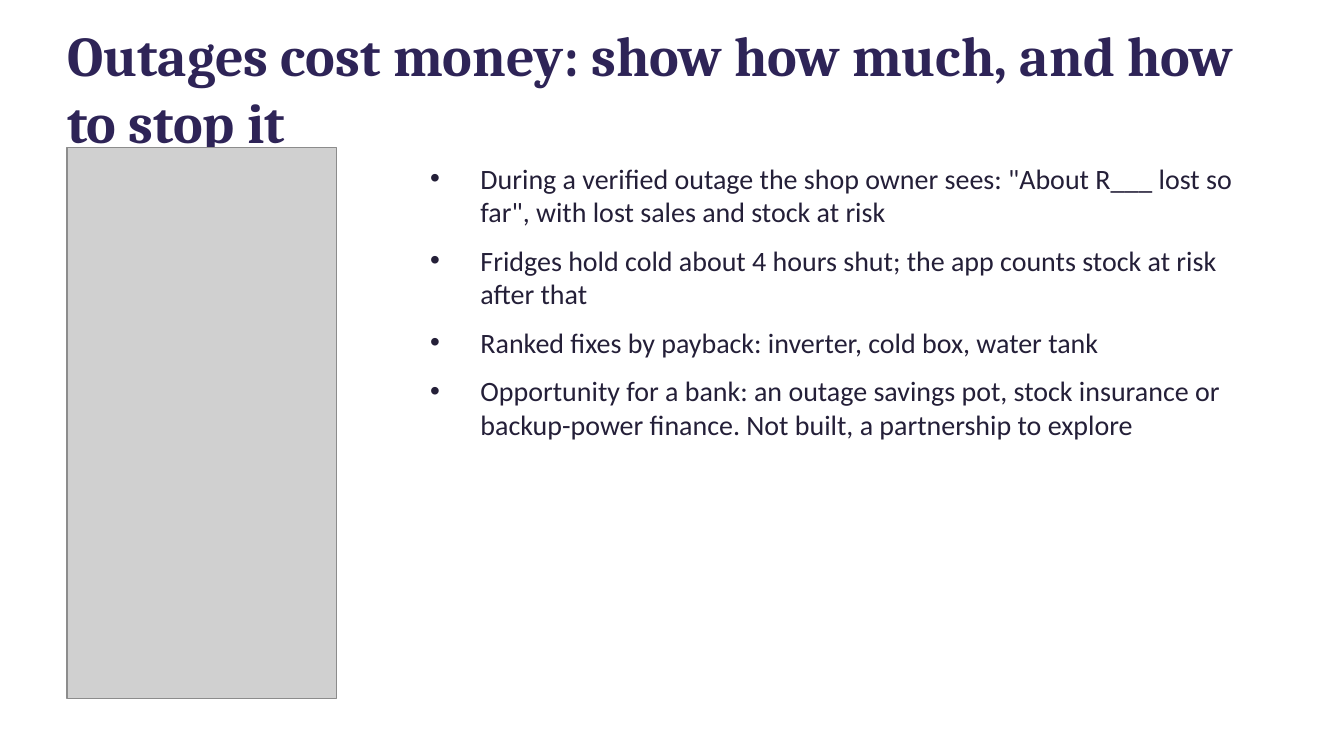
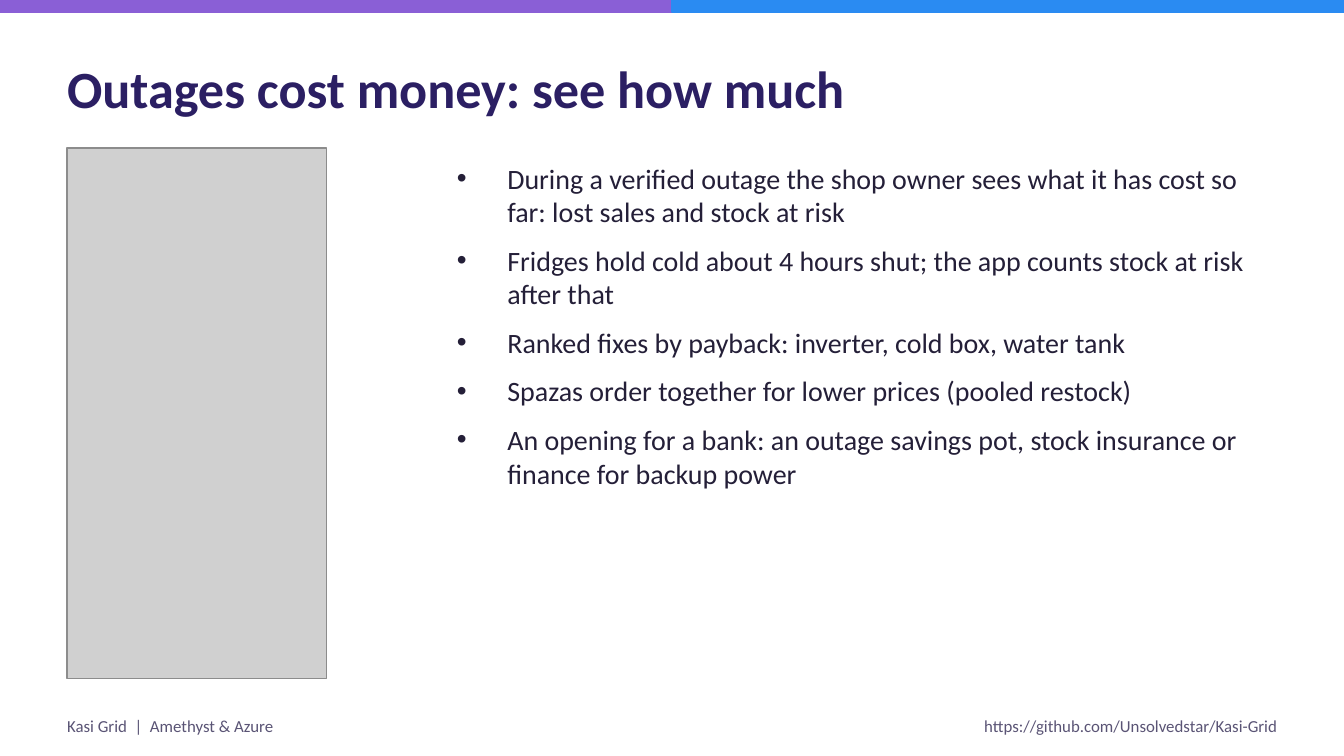
Before and after one commit to Unsolvedstar/Kasi-Grid, a slide deck: slide 10 of submission/Kasi-Grid-deck.pptx (slide 7 before the commit). Drawn at 1344x756 pixels with LibreOffice and Linux fonts; fonts in the diff are those of the drawing; grey boxes stand for pictures. Boxes give left, top, right and bottom in pixels: in the first picture for what was removed or moved away, otherwise in the second. Text is boxed around its words. In the diff, an @@ line names an element or a change of style, - is before the commit and + after.

```diff
--- a/submission/Kasi-Grid-deck.pptx
+++ b/submission/Kasi-Grid-deck.pptx
@@ rectangle added at (x1=0, y1=0, x2=1344, y2=12), fill #8A5FD6, outline #8A5FD6 1 pt @@
@@ rectangle added at (x1=672, y1=0, x2=1344, y2=12), fill #2A8BF2, outline #2A8BF2 1 pt @@
@@ text at (x1=67, y1=71, x2=844, y2=117): text changed; size 30 to 28 pt; font Cambria to Calibri; text colour #2E2457 to #2B1F63 @@
-Outages cost money: show how much, and how to stop it
+Outages cost money: see how much
@@ picture resized from (x1=67, y1=148, x2=336, y2=699) to (x1=67, y1=148, x2=327, y2=679) @@
@@ text "During a verified outage the ..." moved from (x1=480, y1=169, x2=1232, y2=440) to (x1=507, y1=169, x2=1243, y2=489) @@
@@ text at (x1=507, y1=169, x2=1237, y2=223): text changed @@
-• During a verified outage the shop owner sees: "About R___ lost so far", with lost sales and stock at risk
+• During a verified outage the shop owner sees what it has cost so far: lost sales and stock at risk
@@ text at (x1=507, y1=380, x2=1236, y2=489): text changed @@
-• Opportunity for a bank: an outage savings pot, stock insurance or backup-power finance. Not built, a partnership to explore
+• Spazas order together for lower prices (pooled restock)
+• An opening for a bank: an outage savings pot, stock insurance or finance for backup power
@@ text added at (x1=67, y1=720, x2=273, y2=735), 9 pt, text #5A5475 @@
+Kasi Grid | Amethyst & Azure
@@ text added at (x1=984, y1=720, x2=1277, y2=735), 9 pt, text #5A5475 @@
+https://github.com/Unsolvedstar/Kasi-Grid
```
Also in this commit, not shown: 9 other slides changed, 7 slides added, 4 slides removed, 43 other files.
